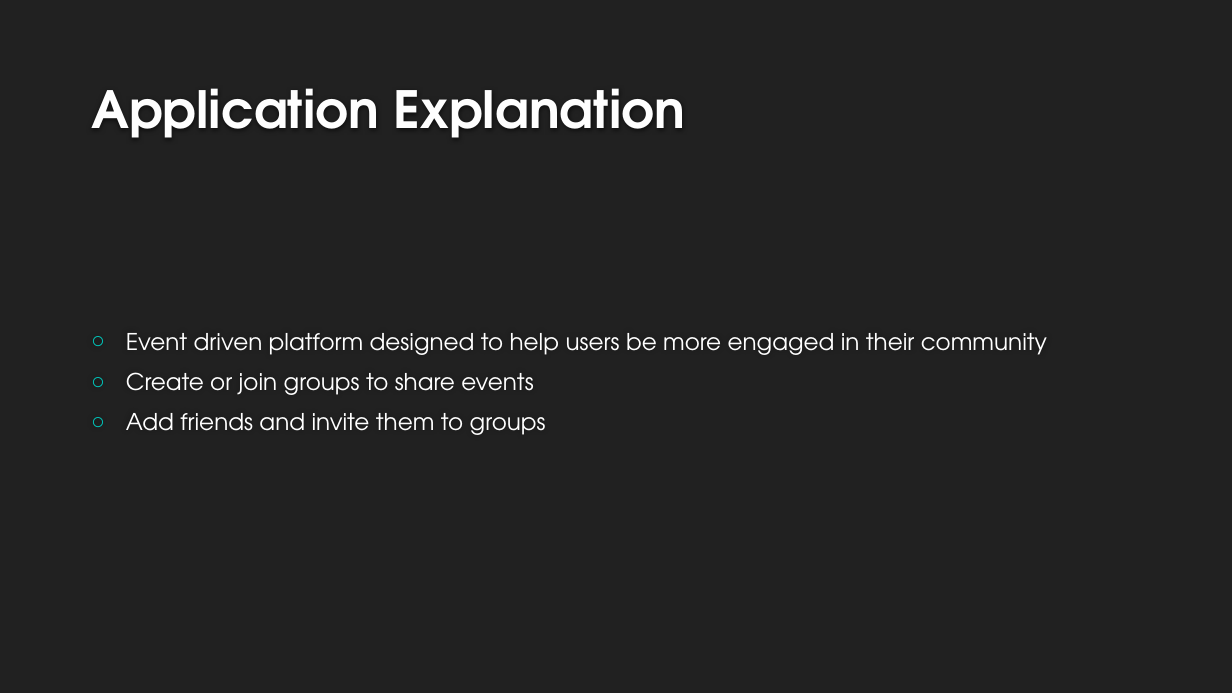
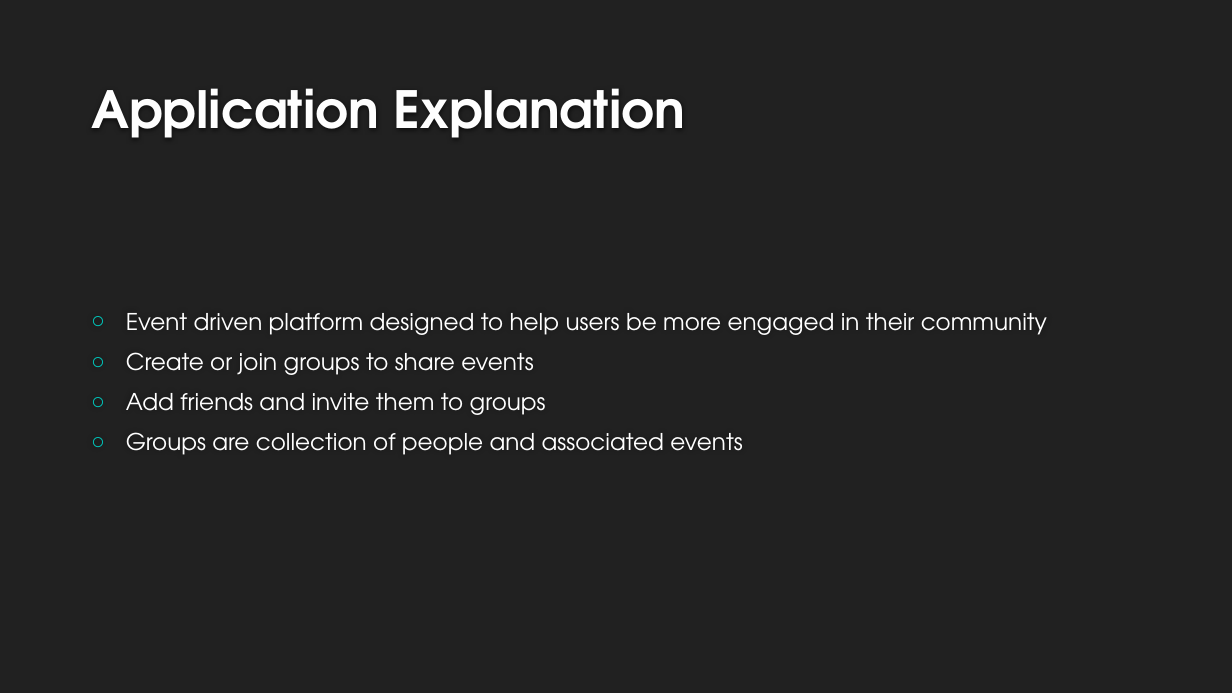
Before and after one commit to Joehill27/CalendarShare, a slide deck: slide 3 of Documentation/Group 9 Large Pitch Presentation.pptx. Drawn at 1232x693 pixels with LibreOffice and Linux fonts; fonts in the diff are those of the drawing; background and template pictures are left out. Boxes give left, top, right and bottom in pixels: in the first picture for what was removed or moved away, otherwise in the second. Text is boxed around its words. In the diff, an @@ line names an element or a change of style, - is before the commit and + after.

```diff
--- a/Documentation/Group 9 Large Pitch Presentation.pptx
+++ b/Documentation/Group 9 Large Pitch Presentation.pptx
@@ text at <box>126,432,743,455</box>: paragraph added @@
+○ Groups are collection of people and associated events
```
Also in this commit, not shown: 4 other slides changed.
